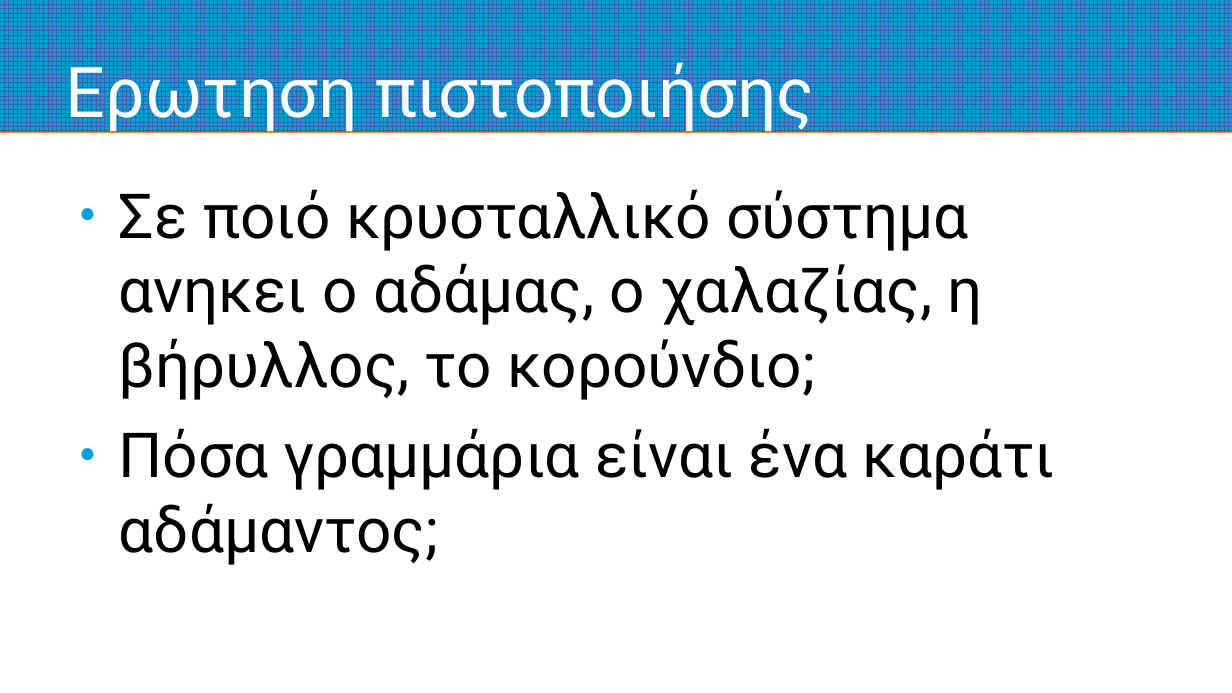
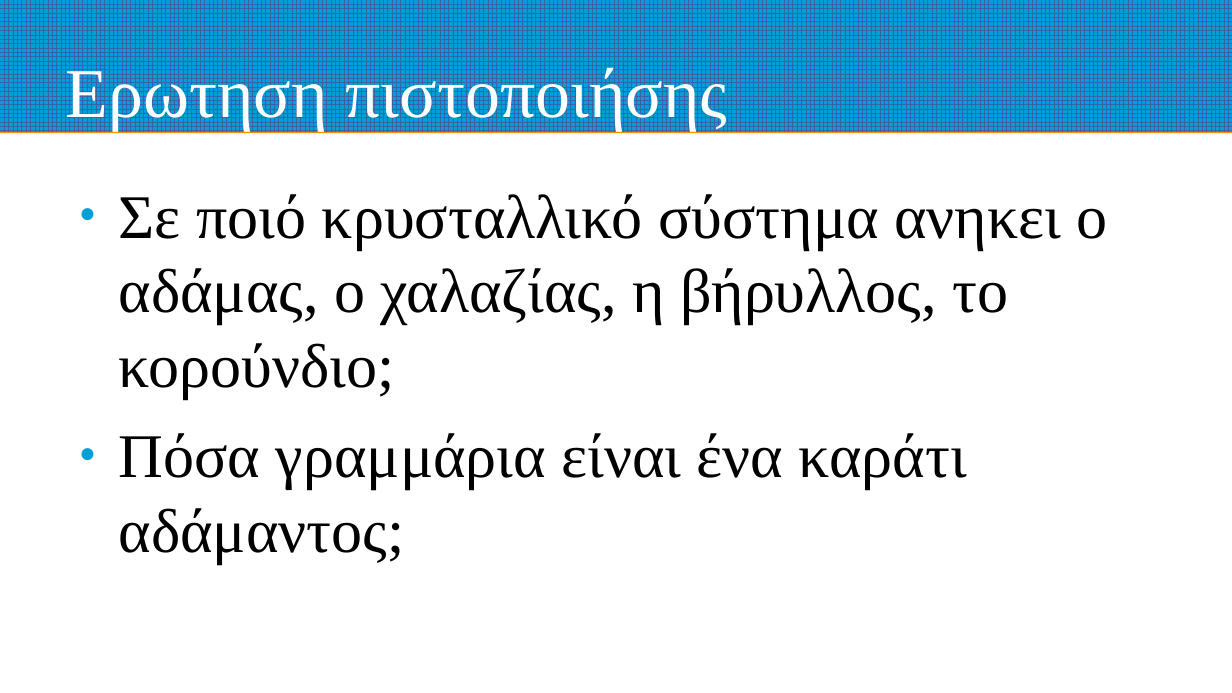
Before and after one commit to nickaiva/epas, a slide deck: slide 6 of preciousStones.odp. Drawn at 1232x693 pixels with LibreOffice and Linux fonts; fonts in the diff are those of the drawing. Boxes give left, top, right and bottom in pixels: in the first picture for what was removed or moved away, otherwise in the second. Text is boxed around its words. In the diff, an @@ line names an element or a change of style, - is before the commit and + after.

```diff
--- a/preciousStones.odp
+++ b/preciousStones.odp
@@ title "Ερωτηση πιστοποιήσης" at box(66, 63, 728, 131): font Roboto to Times New Roman @@
@@ text "Σε ποιό κρυσταλλικό σύστημα ανηκει ..." at box(119, 194, 1107, 564): font Roboto to Times New Roman @@
```
Also in this commit, not shown: 32 other slides changed, 3 slides added, 1 other file.
